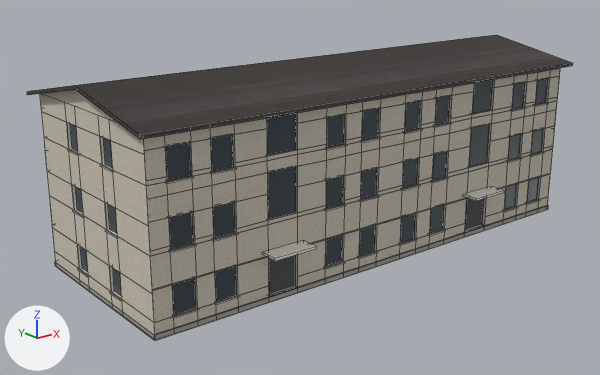
The Blender file art/test-street/a2-stair-range.blend as it was, and as the next commit left it.
Before and after are seen from a 50 mm lens placed at (-33.5, -39.3, 19.4), pointed at (-1.7, 0.5, 3.5). Arrows for +X, +Y and +Z are at lower left; the lights stay in place. The older version comes first. Mesh edges are drawn as thin lines.

Names of what the first picture shows: 'a2-stair-range'.
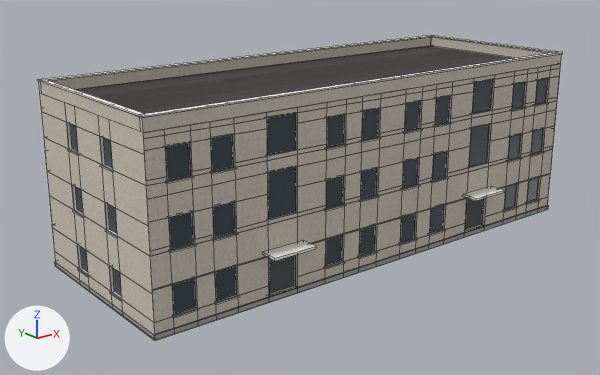
The edits, one by one:
me_front is used by ob_a2_stair_range; location (0.0, 0.0, 0.0).
me_front had 3802 vertices, 1288 faces and spanned x -16.5..16.5, y -7.1..7.4, z 0.0..11.9.
me_front now has 3856 vertices, 1332 faces and spans x -16.1..16.1, y -7.1..7.4, z 0.0..11.3.
me_front part 1: a new loose piece, a box spanning x -15.75..15.75, y -5.75..5.75, z 10.3..10.5, in mat_membrane_membrane.
me_front part 2: a new loose piece, a box spanning x -16.0..-15.75, y -5.75..5.75, z 10.5..11.2, in mat_wall_render.
me_front part 3: a new loose piece, a box spanning x 15.75..16.0, y -5.75..5.75, z 10.5..11.2, in mat_wall_render.
me_front part 4: a new loose piece, a box spanning x -16.05..16.05, y -6.05..-5.7, z 11.2..11.28, in mat_trim (white #f0efe9).
me_front part 5: a new loose piece, a box spanning x -16.05..16.05, y 5.7..6.05, z 11.2..11.28, in mat_trim (white #f0efe9).
me_front part 6: a new loose piece, a box spanning x -16.05..-15.7, y -5.7..5.7, z 11.2..11.28, in mat_trim (white #f0efe9).
me_front part 7: a new loose piece, a box spanning x 15.7..16.05, y -5.7..5.7, z 11.2..11.28, in mat_trim (white #f0efe9).
Part 8, on me_front:
13 vertices are removed from x -16.5..16.5, y -6.6..6.6, z 10.4..11.9.
10 faces are deleted.
1 vertex moves from x 16.5, y -6.6, z 10.6 to x 16.0, y -5.8, z 10.5.
6 vertices are added at (-16.0, 5.8, 10.5), (16.0, 5.8, 10.5), (-16.0, 5.8, 11.2), (16.0, 5.8, 11.2), (-16.0, -5.8, 10.5), (-16.0, -5.8, 11.2).
5 new vertices lie (0.0, 0.0, 0.7) away from vertices in x -16.0..16.5, y -6.6..6.0, z 10.5..10.6.
12 new faces join them, mat_wall_render.

Pixel boxes [x1, y1, x2, y2] of what changed, in the pictures (600 x 375 px; the box of a moved part takes in the faces that stretch with it):
'a2-stair-range', reshaped
    before: [27, 35, 573, 340]
    after: [38, 35, 563, 340]
part 1 of me_front, added
    after: [77, 46, 514, 114]
part 2 of me_front, added
    after: [41, 82, 141, 131]
part 3 of me_front, added
    after: [431, 37, 548, 58]
part 4 of me_front, added
    after: [138, 52, 563, 118]
part 5 of me_front, added
    after: [38, 35, 433, 82]
part 6 of me_front, added
    after: [40, 80, 144, 116]
part 7 of me_front, added
    after: [431, 36, 556, 53]
part 8 of me_front, moved or reshaped
    before: [27, 35, 573, 139]
    after: [39, 37, 562, 132]
